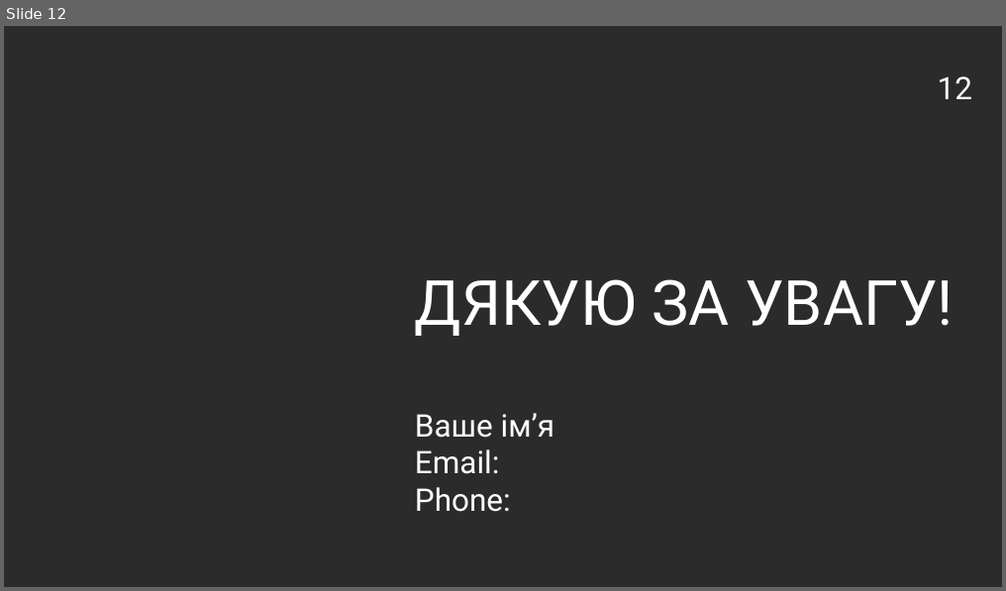
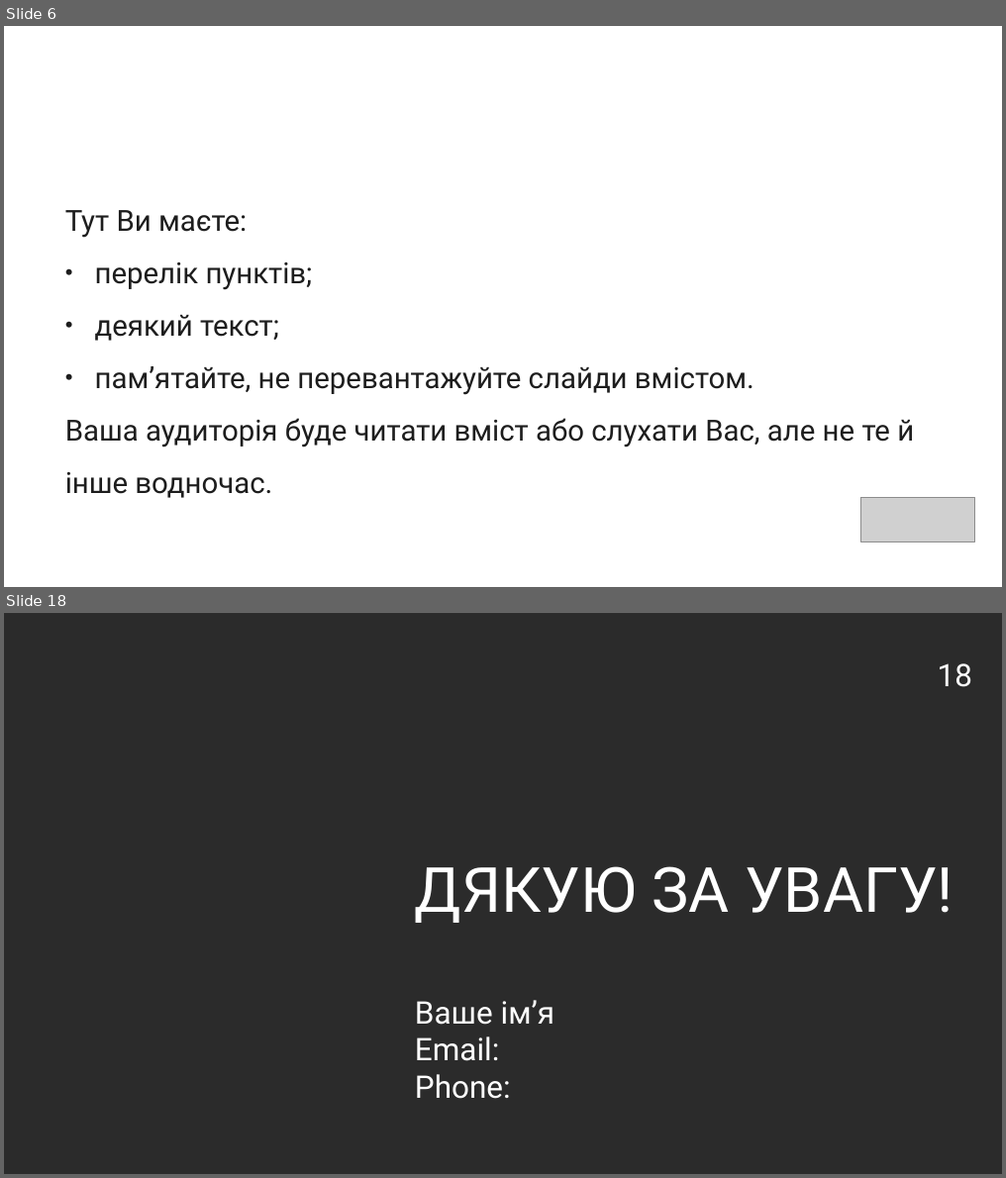
Before and after one commit to vitaliiTolmachov/Presentation, a slide deck: Presentation_easypay.pptx. Shown one above the other, each under a label of ours: slide 12 before the commit, slides 6 and 18 after it; the slides between them are not shown. The pictures are 1006x591 and 1006x1178 pixels, drawn with LibreOffice and Linux fonts; fonts in the diff are those of the drawing; grey boxes stand for pictures; background and template pictures are left out; a plain dark background stands for a picture behind light text. Boxes give left, top, right and bottom in pixels: in the first picture for what was removed or moved away, otherwise in the second. Text is boxed around its words. In the diff, an @@ line names an element or a change of style, - is before the commit and + after.

```diff
--- a/Presentation_easypay.pptx
+++ b/Presentation_easypay.pptx
@@ slide 6 added at (4, 26, 1002, 587), background picture (left out) @@
@@ text added at (56, 71, 917, 115), 30 pt, text #FFFFFF @@
+ЗАГОЛОВОК СЛАЙДУ
@@ page number added at (927, 59, 983, 116), 30 pt, text #FFFFFF @@
+6
@@ text added at (65, 210, 914, 498), 28 pt, text #1D1D1D @@
+Тут Ви маєте:
+• перелік пунктів;
+• деякий текст;
+• пам’ятайте, не перевантажуйте слайди вмістом.
+Ваша аудиторія буде читати вміст або слухати Вас, але не те й інше водночас.
@@ picture added at (861, 497, 974, 543) @@
@@ what was slide 12 is now slide 18 @@
@@ page number at (938, 663, 972, 687): text changed @@
-12
+18
```
Also in this commit, not shown: 2 slides changed, 13 other slides added, 8 slides removed.
